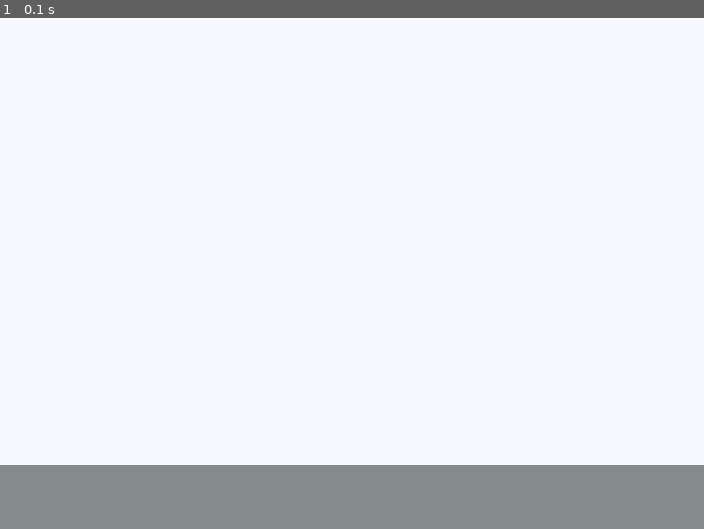
Above: before the commit, frame 1.
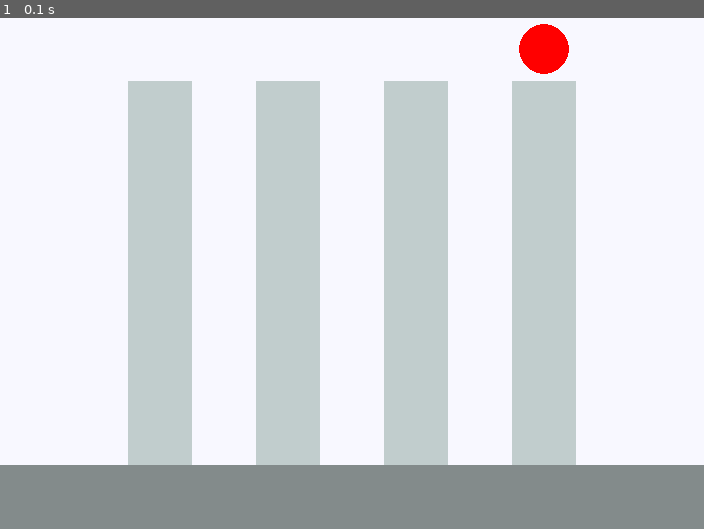
Above: after the commit, the same moment.

Repository: buck272/connect-four-pygame
Game: pygame game, started from main.py
The game is run twice, just before and just after one commit, with the same random seed, the same clock (stepped at 60 frames per second) and the same inputs.
Inputs:
- Up to frame 1 (0.1 s): no input

The runs differ from the first frame. In frame 1, 28% of the frame differs, in the area x 18-82%, y 1-88%.

Commit message:
Updated coin class functionality, set default coordinates in column choice phase

Diff:
--- a/coin.py
+++ b/coin.py
@@ -1,3 +1,11 @@
+from settings import *
+
 class Coin():
     def __init__(self, color="red"):
         self.color = color
+        self.coin_surface = pygame.Surface((CELL_WIDTH, CELL_HEIGHT))
+        self.coin_surface.set_colorkey((0,0,0))
+        pygame.draw.circle(self.coin_surface, color=self.color, center=(CELL_WIDTH / 2, CELL_HEIGHT / 2), radius=25)
+
+    def render(self):
+        return self.coin_surface
--- a/debug.py
+++ b/debug.py
@@ -1,14 +1,4 @@
-def order_pizza(size, *toppings, **details):
-    print(f"Ordered a {size} pizza with the following toppings:")
-    for topping in toppings:
-        print(f"- {topping}")
-
-    print("\nDetails of the order are:")
-    for key, value in details.items():
-        print(f"- {key}: {value}")
-
-key, value = (1, 2)
-
-my_dict = {"delivery": True, "tip": 5}
-
-print(my_dict.items())
+from settings import *
+from player import *
+from coin import *
+from game import *
--- a/game.py
+++ b/game.py
@@ -2,8 +2,10 @@
 
 # creating a class that contains all the game's functionalities
 class Game():
-    def __init__(self):
+    def __init__(self, player_one, player_two):
         pygame.init()
+        self.p1 = player_one
+        self.p2 = player_two
         self.display_surface = pygame.display.set_mode((WINDOW_WIDTH, WINDOW_HEIGHT))
         self.display_surface.fill('ghostwhite')
         self.window_label = pygame.display.set_caption('CONNECT FOUR!')
@@ -15,16 +17,19 @@
         pygame.draw.rect(self.display_surface, color="azure4", rect=(0, WINDOW_HEIGHT-CELL_HEIGHT, WINDOW_WIDTH, CELL_HEIGHT))
 
         # draw columns
-        columns_container = pygame.Surface((CELL_WIDTH * 7, CELL_HEIGHT * 6))
-
+        for i in range(2, 9, 2):
+            pygame.draw.rect(self.display_surface, color="azure3", rect=(CELL_WIDTH * i, CELL_HEIGHT * 2, CELL_WIDTH, CELL_HEIGHT * 6))
 
     def run(self):
         while True:
             self.draw_grid()
+            self.display_surface.blit(self.p1.coin.render(), COLUMNS_CHOICE[6])
+
             for event in pygame.event.get():
                 if event.type is pygame.QUIT:
                     pygame.quit()
                     sys.exit()
 
+
             pygame.display.update()
             self.clock.tick(FRAMERATE)
--- a/main.py
+++ b/main.py
@@ -5,5 +5,9 @@
 
 # running the game
 if __name__ == '__main__':
-    game = Game()
+    coin_one = Coin(COIN_COLOR_ONE)
+    coin_two = Coin(COIN_COLOR_TWO)
+    player_one = Player(coin_one)
+    player_two = Player(coin_two)
+    game = Game(player_one, player_two)
     game.run()
--- a/settings.py
+++ b/settings.py
@@ -5,6 +5,12 @@
 WINDOW_HEIGHT = 576
 WINDOW_WIDTH = 704
 CELL_HEIGHT, CELL_WIDTH = (64, 64)
+
+# set columns choice section default coordinates
+COLUMNS_CHOICE = []
+for i in range(2, 9):
+    COLUMNS_CHOICE.append((CELL_WIDTH * i, CELL_HEIGHT))
+
 
 # upload as surface icon image for the display screen
 ICON_IMAGE = pygame.image.load("./assets/connect-four.png")
Not shown, added: docs/Layout.xlsx
